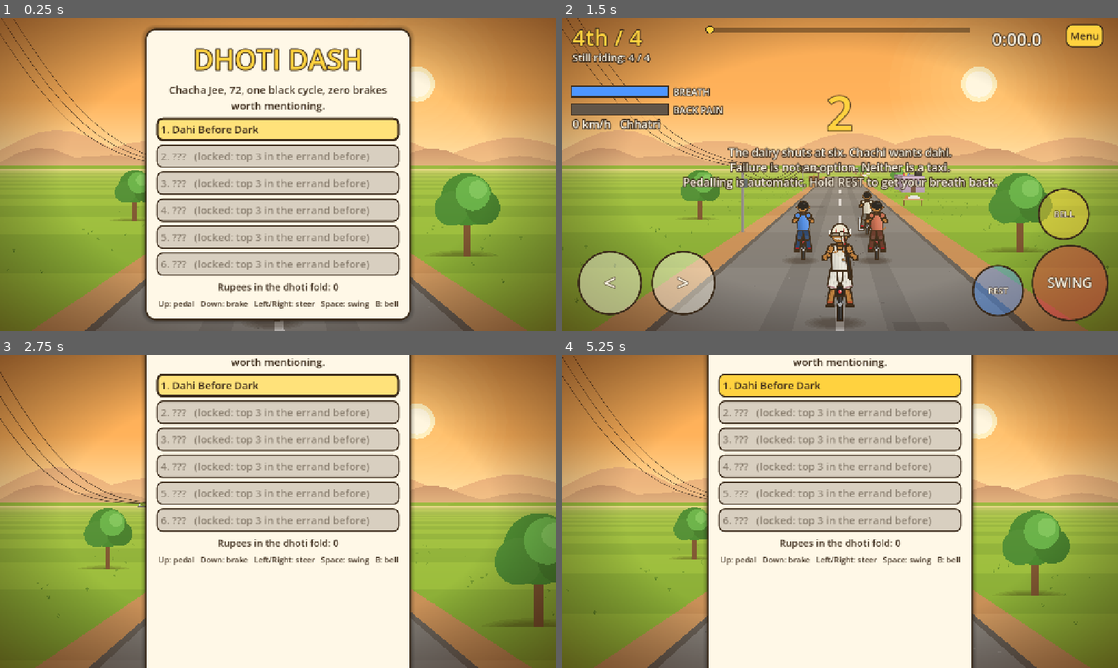
Above: before the commit, frames 1-4 (two rows, left to right).
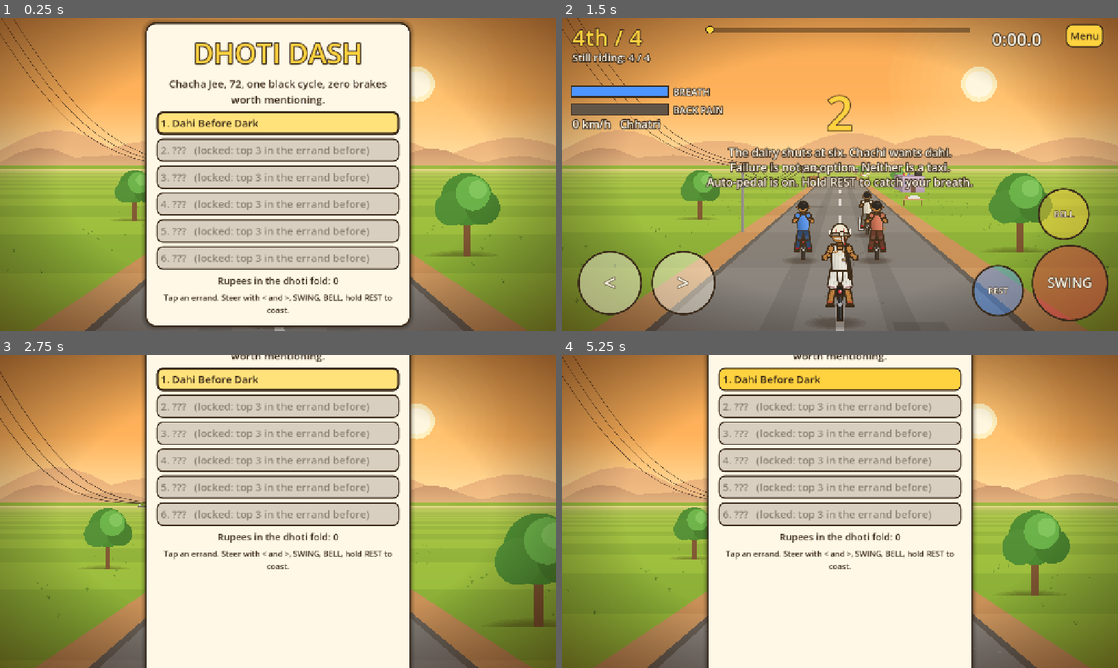
Above: after the commit, the same moments.

Repository: ahab94/dhoti-dash
Game: Godot game, scene res://scenes/main.tscn
Two runs of this game, one before a commit and one after it. Both use one fixed random seed, a clock stepped at 60 frames per second and the inputs below. Sound files missing from this copy of the repository are replaced by a short silence.
Inputs (mouse positions are in pixels of both pictures, inside the frame that each line leads up to):
- Up to frame 1 (0.25 s): no input
- Up to frame 2 (1.5 s): tap Enter (next) at 0.5 s; move the mouse to (962, 158) at 0.52 s; hold Right (right) 0.53-1.25 s; hold B (bell) 0.53-1.25 s; click (962, 158) at 0.67 s; tap Up (pedal) at 0.8 s; drag from (728, 190) to (812, 237) at 1.27 s
- Up to frame 3 (2.75 s): click "Menu" at 2 s
- Up to frame 4 (5.25 s): move the mouse to (895, 442) at 2.77 s; hold Right (right) 2.78-3.5 s; hold Space (swing) 2.78-3.5 s; tap B (bell) at 3.05 s; drag from (812, 574) to (673, 464) at 3.52 s; move the mouse to (1006, 558) at 4.27 s; hold Left (left) 4.28-5 s; hold Enter (next) 4.28-5 s; tap Space (swing) at 4.55 s; tap Escape (menu) at 4.9 s; drag from (673, 464) to (756, 433) at 5.02 s

The runs differ from the first frame. In frame 1, 22% of the frame differs, in the area x 25-75%, y 0-100%; in frame 2, 1.4%; in frame 3, 16%; in frame 4, 16%.

Commit message:
Phone hint fits small screens; menu shows touch help on phones
Co-Authored-By: Claude Opus 5.5 <noreply@anthropic.com>

Diff:
--- a/scripts/hud.gd
+++ b/scripts/hud.gd
@@ -32,6 +32,7 @@
 var _menu_panel: PanelContainer
 var _race_list: VBoxContainer
 var _menu_money: Label
+var _help: Label
 var _touch: Node2D
 var _buttons: Dictionary = {}   # action -> TouchScreenButton
 var _pause: Button
@@ -141,7 +142,7 @@
 		_text(Vector2(0, size.y * 0.36), str(c), 110, SUN, w)
 		var lines: PackedStringArray = String(race.data.errand).split("\n")
 		if show_touch:
-			lines.append("Pedalling is automatic. Hold REST to get your breath back.")
+			lines.append("Auto-pedal is on. Hold REST to catch your breath.")
 		for i in lines.size():
 			_text(Vector2(0, size.y * 0.36 + 60 + i * 34), lines[i], 26, CREAM, w)
 	elif race.t < 0.8:
@@ -239,6 +240,8 @@
 		if unlocked and (first == null or best == 0):
 			first = b
 	_menu_money.text = "Rupees in the dhoti fold: %d" % money
+	_help.text = ("Tap an errand. Steer with < and >, SWING, BELL, hold REST to coast." if show_touch
+		else "Up: pedal   Down: brake   Left/Right: steer   Space: swing   B: bell")
 	_menu_panel.visible = true
 	_layout()
 	if first:
@@ -267,7 +270,7 @@
 	_menu_money.horizontal_alignment = HORIZONTAL_ALIGNMENT_CENTER
 	box.add_child(_menu_money)
 	var help := _label(18, INK, false)
-	help.text = "Up: pedal   Down: brake   Left/Right: steer   Space: swing   B: bell"
+	_help = help
 	help.horizontal_alignment = HORIZONTAL_ALIGNMENT_CENTER
 	help.autowrap_mode = TextServer.AUTOWRAP_WORD_SMART
 	help.custom_minimum_size.x = 560
Not shown, changed: .gitignore
